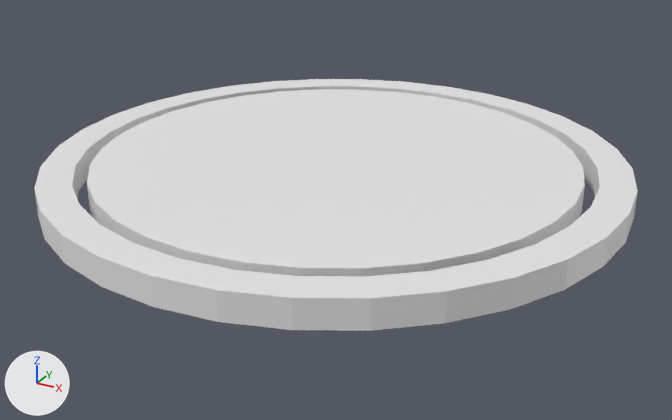
The Blender file PenguinChartEditor/Assets/Project/3D Models/Blender_Files/NoteReceiver.blend, before and after one commit.
Rendered twice from a camera (50 mm lens) standing at (1.57, -2.85, 1.31) and looking at (0.03, -0.05, -0.09). Arrows for +X, +Y and +Z are at lower left; the lights stay in place.

In view in the first picture: 'Inner', 'Outer'.
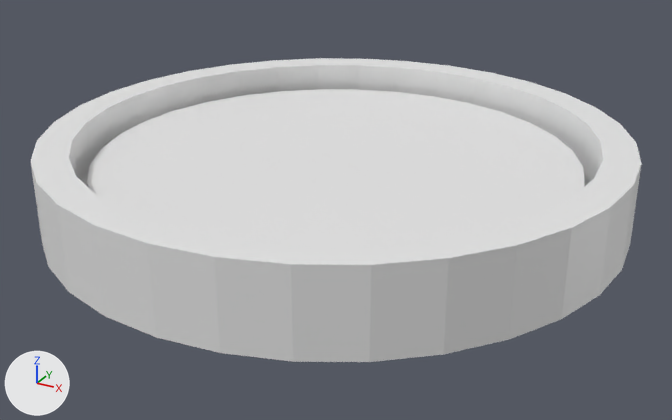
What differs and where, as boxes [x1, y1, x2, y2] in the pictures (672 x 420 px):
'Outer', rescaled (21% taller)
    before: [34, 79, 638, 331]
    after: [31, 58, 642, 362]

Edits to the bpy script that builds the scene:
```text
Change ob_outer:
    ob_outer.scale: (1.07, 1.07, 0.05) -> (1.07, 1.07, 0.15)
```
